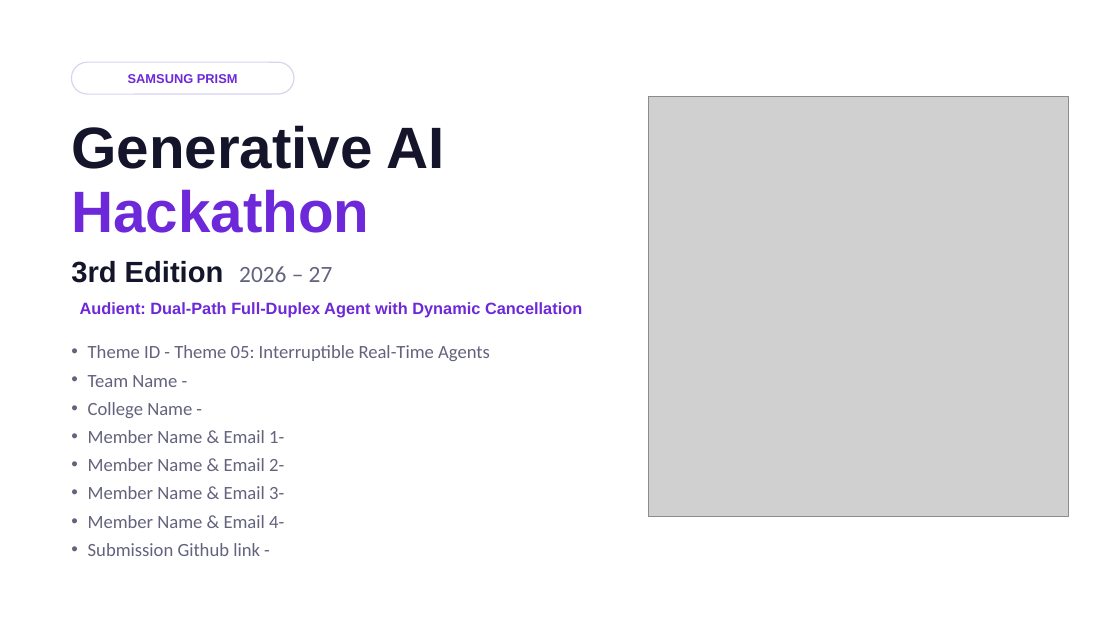
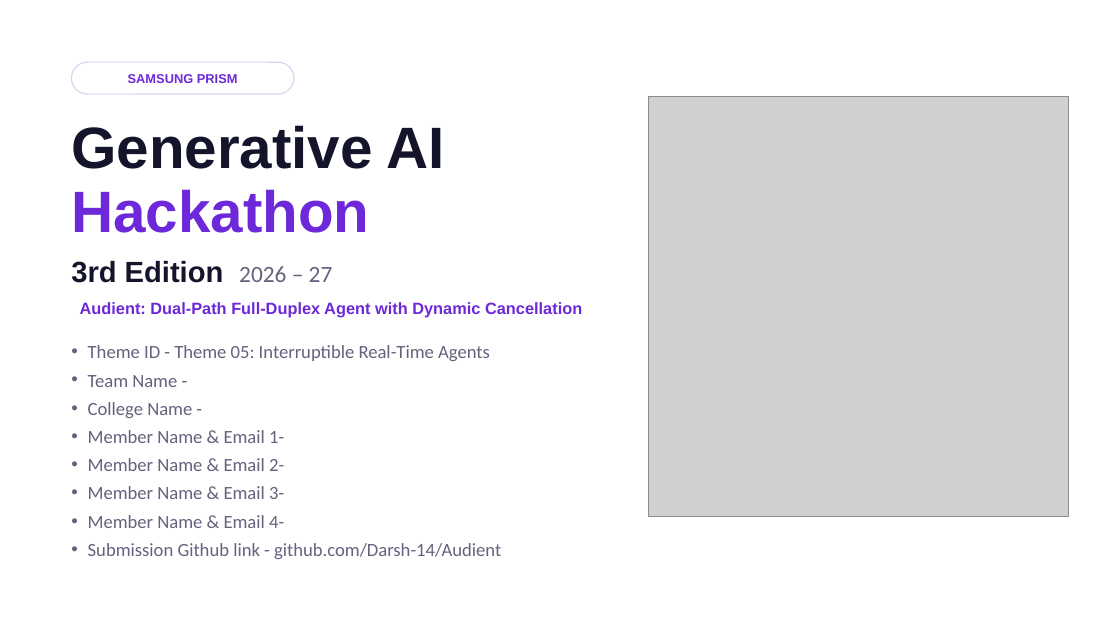
Before and after one commit to Darsh-14/Audient, a slide deck: slide 1 of docs/SRMIST_krenos_Submission.pptx. Drawn at 1120x630 pixels with LibreOffice and Linux fonts; fonts in the diff are those of the drawing; grey boxes stand for pictures. Boxes give left, top, right and bottom in pixels: in the first picture for what was removed or moved away, otherwise in the second. Text is boxed around its words. In the diff, an @@ line names an element or a change of style, - is before the commit and + after.

```diff
--- a/docs/SRMIST_krenos_Submission.pptx
+++ b/docs/SRMIST_krenos_Submission.pptx
@@ text at (x1=88, y1=543, x2=501, y2=559): text changed @@
-• Submission Github link -
+• Submission Github link - github.com/Darsh-14/Audient
```
Also in this commit, not shown: 5 other slides changed, 1 slide added, 5 slides removed, 2 other files.
